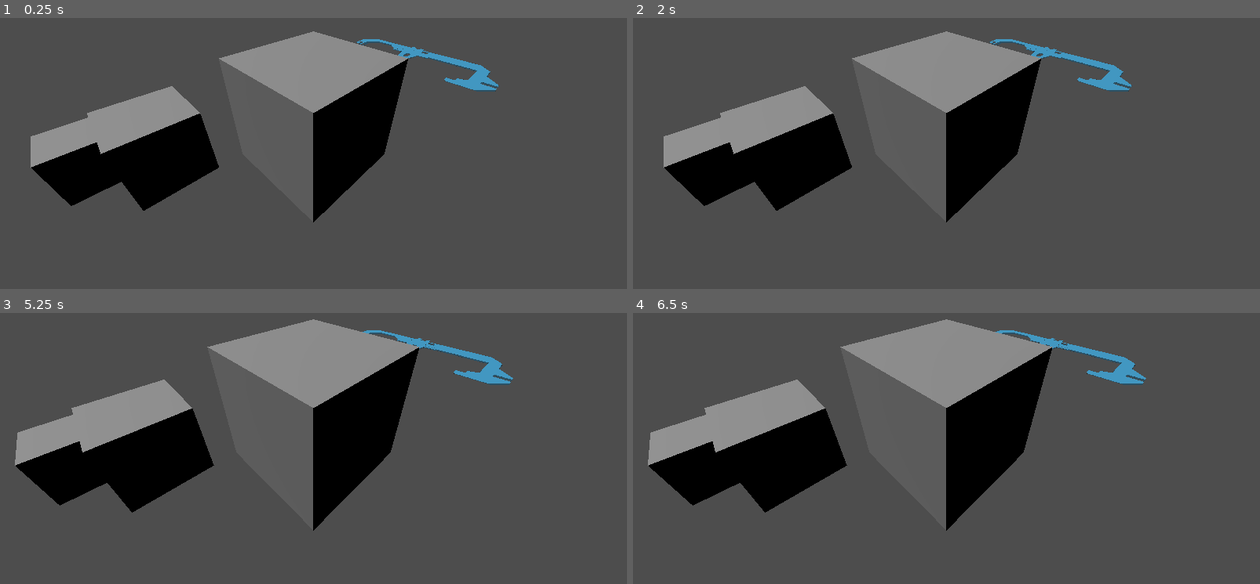
Above: before the commit, frames 1-4 (two rows, left to right).
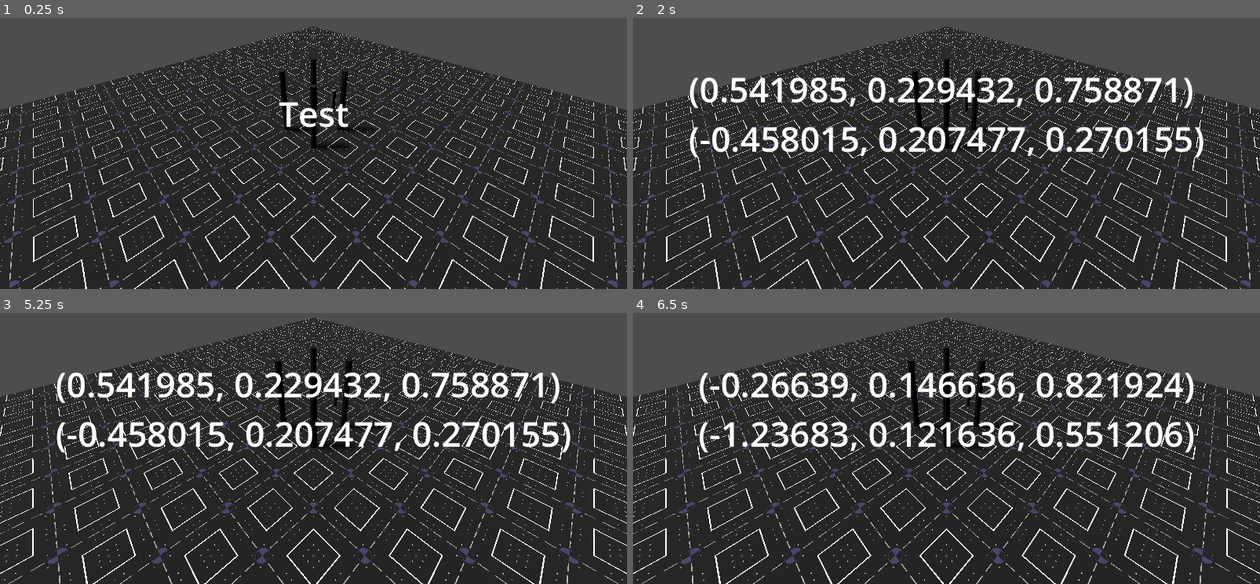
Above: after the commit, the same moments.

Repository: Tectato/Z1Simulator
Game: Godot game, scene res://Scenes/Editor.tscn
The game is run twice, just before and just after one commit, with the same random seed, the same clock (stepped at 60 frames per second) and the same inputs.
Inputs (mouse positions are in pixels of both pictures, inside the frame that each line leads up to):
- Up to frame 1 (0.25 s): no input
- Up to frame 2 (2 s): tap Enter at 0.5 s; move the mouse to (1084, 96) at 0.52 s; press the mouse at (1084, 96) at 0.53 s; tap Middle mouse button (nav_orbit) at 0.8 s; release the mouse at (1084, 96) at 1.25 s; tap Space at 1.25 s; drag from (821, 131) to (915, 183) at 1.27 s
- Up to frame 3 (5.25 s): move the mouse to (376, 331) at 2.02 s; press the mouse at (376, 331) at 2.03 s; tap Middle mouse button (nav_orbit) at 2.3, 3.8 s; release the mouse at (376, 331) at 2.75 s; tap Enter at 2.75, 4.25 s; drag from (282, 478) to (125, 356) at 2.77 s; tap Space at 3.5, 5 s; move the mouse to (501, 462) at 3.52 s; hold Shift (nav_orbit_move) 3.53-4.25 s; click (501, 462) at 3.67 s; drag from (125, 356) to (219, 321) at 4.27 s; move the mouse to (344, 407) at 5.02 s; hold Middle mouse button (nav_orbit) from 5.03 s (still down); tap Mouse wheel up (scroll_up) at 5.1 s; click (344, 407) at 5.17 s
- Up to frame 4 (6.5 s): release Middle mouse button (nav_orbit) at 5.75 s; drag from (852, 321) to (821, 426) at 5.77 s

The runs differ from the first frame. In frame 1, 81% of the frame differs, in the area x 0-100%, y 3-100%; in frame 2, 81%; in frame 3, 83%; in frame 4, 83%, in the area x 0-100%, y 1-100%.

Commit message:
Sheet importing

Diff:
--- a/Scenes/Editor.tscn
+++ b/Scenes/Editor.tscn
@@ -3,7 +3,11 @@
 [ext_resource type="PackedScene" uid="uid://sbi6ilpar4vc" path="res://Scenes/Workspace.tscn" id="1_0lbib"]
 [ext_resource type="Script" uid="uid://d3m2bxblodkx5" path="res://Scripts/Editor/viewController.gd" id="2_0hhuw"]
 [ext_resource type="Script" uid="uid://s5h5vbrpbbx1" path="res://Scripts/Editor/selector.gd" id="3_trcuy"]
-[ext_resource type="Script" uid="uid://kbaeibw07mff" path="res://Scripts/Editor/mover.gd" id="4_6ykgs"]
+
+[sub_resource type="CylinderMesh" id="CylinderMesh_6ykgs"]
+top_radius = 0.01
+bottom_radius = 0.01
+height = 100.0
 
 [sub_resource type="SphereMesh" id="SphereMesh_0hhuw"]
 radius = 0.01
@@ -16,7 +20,7 @@
 [node name="Workspace" parent="." instance=ExtResource("1_0lbib")]
 
 [node name="Camera3D" type="Camera3D" parent="." node_paths=PackedStringArray("focusPoint", "debugLabel")]
-transform = Transform3D(0.707107, -0.353553, 0.612372, 0, 0.866025, 0.5, -0.707107, -0.353553, 0.612372, 2, 2, 2)
+transform = Transform3D(0.707107, -0.353553, 0.612372, 0, 0.866025, 0.499999, -0.707107, -0.353553, 0.612372, 2, 2, 2)
 current = true
 script = ExtResource("2_0hhuw")
 focusPoint = NodePath("../FocusPoint")
@@ -31,7 +35,6 @@
 grow_vertical = 2
 
 [node name="Label" type="Label" parent="Camera3D/Interface"]
-visible = false
 layout_mode = 1
 anchors_preset = 8
 anchor_left = 0.5
@@ -55,17 +58,27 @@
 grow_horizontal = 2
 grow_vertical = 2
 
-[node name="SelectionRay" type="RayCast3D" parent="Camera3D" node_paths=PackedStringArray("camera", "debugLabel")]
+[node name="SelectionRay" type="RayCast3D" parent="Camera3D" node_paths=PackedStringArray("camera", "mover", "downcaster", "debugLabel")]
 enabled = false
 collide_with_areas = true
 script = ExtResource("3_trcuy")
 camera = NodePath("..")
+mover = NodePath("../MoveRay")
+downcaster = NodePath("../DowncastRay")
 debugLabel = NodePath("../Interface/Label")
 
 [node name="MoveRay" type="RayCast3D" parent="Camera3D"]
 enabled = false
+collide_with_areas = true
+
+[node name="DowncastRay" type="RayCast3D" parent="Camera3D"]
+transform = Transform3D(0.707107, 0, -0.707107, -0.353553, 0.866026, -0.353553, 0.612373, 0.5, 0.612373, 0, 0, 0)
+enabled = false
 collision_mask = 3
-script = ExtResource("4_6ykgs")
+
+[node name="MeshInstance3D" type="MeshInstance3D" parent="Camera3D/DowncastRay"]
+transform = Transform3D(1, 0, 0, 0, 1, 0, 0, 0, 1, 0, -50, 0)
+mesh = SubResource("CylinderMesh_6ykgs")
 
 [node name="FocusPoint" type="Node3D" parent="."]
 
--- /dev/null
+++ b/Scenes/Parts/Baseplate.tscn
@@ -0,0 +1,40 @@
+[gd_scene load_steps=7 format=3 uid="uid://b3mp481i5xfq"]
+
+[ext_resource type="Shader" uid="uid://b6laiy3d8ygyk" path="res://Shaders/Baseplate.gdshader" id="1_83lyt"]
+[ext_resource type="Texture2D" uid="uid://u4svysosanbt" path="res://Sprites/staticPinGrid.png" id="2_83lyt"]
+[ext_resource type="PackedScene" uid="uid://bthy0n8a2w4j" path="res://Scenes/Parts/StaticPin.tscn" id="3_ax0fx"]
+
+[sub_resource type="ShaderMaterial" id="ShaderMaterial_3p2xn"]
+render_priority = 0
+shader = ExtResource("1_83lyt")
+shader_parameter/albedo = ExtResource("2_83lyt")
+
+[sub_resource type="PlaneMesh" id="PlaneMesh_frs87"]
+size = Vector2(4, 4)
+
+[sub_resource type="BoxShape3D" id="BoxShape3D_ax0fx"]
+size = Vector3(4, 0.1, 4)
+
+[node name="Baseplate" type="Node3D"]
+
+[node name="MeshInstance3D" type="MeshInstance3D" parent="."]
+material_override = SubResource("ShaderMaterial_3p2xn")
+mesh = SubResource("PlaneMesh_frs87")
+
+[node name="Area3D" type="Area3D" parent="MeshInstance3D"]
+collision_layer = 2
+
+[node name="CollisionShape3D" type="CollisionShape3D" parent="MeshInstance3D/Area3D"]
+transform = Transform3D(1, 0, 0, 0, 1, 0, 0, 0, 1, 0, -0.05, 0)
+shape = SubResource("BoxShape3D_ax0fx")
+
+[node name="StaticPin" parent="." instance=ExtResource("3_ax0fx")]
+
+[node name="StaticPin2" parent="." instance=ExtResource("3_ax0fx")]
+transform = Transform3D(1, 0, 0, 0, 1, 0, 0, 0, 1, 0.3, 0, 0)
+
+[node name="StaticPin3" parent="." instance=ExtResource("3_ax0fx")]
+transform = Transform3D(1, 0, 0, 0, 1, 0, 0, 0, 1, 0, 0, 0.3)
+
+[node name="StaticPin4" parent="." instance=ExtResource("3_ax0fx")]
+transform = Transform3D(1, 0, 0, 0, 1, 0, 0, 0, 1, 0.3, 0, 0.3)
--- /dev/null
+++ b/Scenes/Parts/Pin.tscn
@@ -0,0 +1,29 @@
+[gd_scene load_steps=5 format=3 uid="uid://b7jvhmxdbxm1d"]
+
+[ext_resource type="Script" uid="uid://d3u1k7kcoct3t" path="res://Scripts/Parts/selectable.gd" id="1_5g07p"]
+
+[sub_resource type="StandardMaterial3D" id="StandardMaterial3D_vqpos"]
+metallic = 1.0
+roughness = 0.48
+
+[sub_resource type="CylinderMesh" id="CylinderMesh_vqpos"]
+top_radius = 0.02
+bottom_radius = 0.02
+height = 0.2
+
+[sub_resource type="CylinderShape3D" id="CylinderShape3D_ax1co"]
+height = 0.2
+radius = 0.02
+
+[node name="Pin" type="Node3D" node_paths=PackedStringArray("collider")]
+script = ExtResource("1_5g07p")
+collider = NodePath("Area3D")
+
+[node name="MeshInstance3D" type="MeshInstance3D" parent="."]
+material_override = SubResource("StandardMaterial3D_vqpos")
+mesh = SubResource("CylinderMesh_vqpos")
+
+[node name="Area3D" type="Area3D" parent="."]
+
+[node name="CollisionShape3D" type="CollisionShape3D" parent="Area3D"]
+shape = SubResource("CylinderShape3D_ax1co")
--- a/Scenes/Parts/Sheet.tscn
+++ b/Scenes/Parts/Sheet.tscn
@@ -11,18 +11,26 @@
 shader_parameter/albedo = ExtResource("2_k6d36")
 shader_parameter/thickness = 0.02
 
-[node name="Sheet" type="Node3D"]
+[node name="Sheet" type="Node3D" node_paths=PackedStringArray("collider")]
 script = ExtResource("3_k6d36")
+collider = NodePath("Outline")
 
 [node name="Sprite3D" type="Sprite3D" parent="."]
 material_override = SubResource("ShaderMaterial_k6d36")
+centered = false
 pixel_size = 0.001
 axis = 1
 texture = ExtResource("2_k6d36")
 
-[node name="Area3D" type="Area3D" parent="."]
+[node name="Outline" type="Area3D" parent="."]
 
-[node name="CollisionPolygon3D" type="CollisionPolygon3D" parent="Area3D"]
-transform = Transform3D(1, 0, 0, 0, -4.37114e-08, 1, 0, -1, -4.37114e-08, 0, 0, 0)
+[node name="Polygon" type="CollisionPolygon3D" parent="Outline"]
+transform = Transform3D(1, 0, 0, 0, -4.37114e-08, -1, 0, 1, -4.37114e-08, 0, 0, 0)
 depth = 0.05
-polygon = PackedVector2Array(-0.162606, 0.246996, -0.207889, 0.102915, -0.341678, 0.0987986, -0.33962, -0.0576325, -0.199655, -0.0535159, -0.162606, -0.244938, -0.00411654, -0.246996, 0.0349911, -0.0617491, 0.181131, -0.0596908, 0.185247, 0.100857, 0.0411662, 0.0987986, 0.00617492, 0.249055)
+polygon = PackedVector2Array(0, 0, 1, 0, 1, 1)
+
+[node name="CSGPolygon3D" type="CSGPolygon3D" parent="."]
+transform = Transform3D(1, 0, 0, 0, -4.37114e-08, -1, 0, 1, -4.37114e-08, 0, 0, 0)
+visible = false
+polygon = PackedVector2Array()
+depth = 0.01
--- /dev/null
+++ b/Scenes/Parts/SheetElements/CustomHole.tscn
@@ -0,0 +1,7 @@
+[gd_scene format=3 uid="uid://83x4wnh2bt5f"]
+
+[node name="CustomHole" type="Node3D"]
+
+[node name="PolygonArea" type="Area3D" parent="."]
+
+[node name="Polygon" type="CollisionPolygon3D" parent="PolygonArea"]
--- /dev/null
+++ b/Scenes/Parts/StaticPin.tscn
@@ -0,0 +1,18 @@
+[gd_scene load_steps=3 format=3 uid="uid://bthy0n8a2w4j"]
+
+[sub_resource type="StandardMaterial3D" id="StandardMaterial3D_nvwym"]
+albedo_color = Color(0.589096, 0.589096, 0.589096, 1)
+metallic = 1.0
+roughness = 0.38
+
+[sub_resource type="CylinderMesh" id="CylinderMesh_nvwym"]
+top_radius = 0.02
+bottom_radius = 0.02
+height = 0.5
+
+[node name="StaticPin" type="Node3D"]
+
+[node name="MeshInstance3D" type="MeshInstance3D" parent="."]
+transform = Transform3D(1, 0, 0, 0, 1, 0, 0, 0, 1, 0, 0.25, 0)
+material_override = SubResource("StandardMaterial3D_nvwym")
+mesh = SubResource("CylinderMesh_nvwym")
--- a/Scenes/Workspace.tscn
+++ b/Scenes/Workspace.tscn
@@ -1,25 +1,28 @@
 [gd_scene load_steps=9 format=3 uid="uid://sbi6ilpar4vc"]
 
 [ext_resource type="Script" uid="uid://dmrnm764to46c" path="res://Scripts/Parts/movable.gd" id="1_8btax"]
+[ext_resource type="Script" uid="uid://cdolgrtf4ryr4" path="res://Scripts/Editor/workspace.gd" id="1_lxv6g"]
+[ext_resource type="PackedScene" uid="uid://b3mp481i5xfq" path="res://Scenes/Parts/Baseplate.tscn" id="2_fpxkw"]
 [ext_resource type="PackedScene" uid="uid://b2845uayksbce" path="res://Scenes/Parts/Sheet.tscn" id="2_muvhk"]
-[ext_resource type="Shader" uid="uid://cgembklie4r0e" path="res://Shaders/Sheet.gdshader" id="3_jtmtj"]
-[ext_resource type="Texture2D" uid="uid://bscojfsxnpxmv" path="res://Test/AA.svg" id="4_fpxkw"]
-[ext_resource type="Texture2D" uid="uid://dxh7g5m63sd3c" path="res://Test/11b_2.svg" id="5_lxv6g"]
+[ext_resource type="PackedScene" uid="uid://b7jvhmxdbxm1d" path="res://Scenes/Parts/Pin.tscn" id="6_fpxkw"]
 
 [sub_resource type="BoxMesh" id="BoxMesh_gfx74"]
 
 [sub_resource type="BoxShape3D" id="BoxShape3D_8btax"]
 
-[sub_resource type="ShaderMaterial" id="ShaderMaterial_w0wfr"]
-resource_local_to_scene = true
-render_priority = 0
-shader = ExtResource("3_jtmtj")
-shader_parameter/albedo = ExtResource("4_fpxkw")
-shader_parameter/thickness = 0.02
+[sub_resource type="Environment" id="Environment_jtmtj"]
+ambient_light_source = 2
+ambient_light_color = Color(1, 1, 1, 1)
+ssao_enabled = true
+ssao_radius = 0.16
+ssao_intensity = 4.3
+ssao_light_affect = 1.0
 
 [node name="Workspace" type="Node3D"]
+script = ExtResource("1_lxv6g")
 
 [node name="MeshInstance3D" type="MeshInstance3D" parent="."]
+transform = Transform3D(1, 0, 0, 0, 1, 0, 0, 0, 1, 6, 0, 0)
 mesh = SubResource("BoxMesh_gfx74")
 script = ExtResource("1_8btax")
 
@@ -29,37 +32,37 @@
 shape = SubResource("BoxShape3D_8btax")
 
 [node name="MeshInstance3D2" type="MeshInstance3D" parent="."]
-transform = Transform3D(1, 0, 0, 0, 1, 0, 0, 0, 1, -2, -1, 1)
+transform = Transform3D(1, 0, 0, 0, 1, 0, 0, 0, 1, 5.60321, -0.28427, -0.560475)
 mesh = SubResource("BoxMesh_gfx74")
 script = ExtResource("1_8btax")
 
-[node name="Area3D_2" type="Area3D" parent="MeshInstance3D2"]
+[node name="Area3D" type="Area3D" parent="MeshInstance3D2"]
 
-[node name="CollisionShape3D" type="CollisionShape3D" parent="MeshInstance3D2/Area3D_2"]
+[node name="CollisionShape3D" type="CollisionShape3D" parent="MeshInstance3D2/Area3D"]
 shape = SubResource("BoxShape3D_8btax")
 
-[node name="MeshInstance3D3" type="MeshInstance3D" parent="."]
-transform = Transform3D(1, 0, 0, 0, 1, 0, 0, 0, 1, -4, -2, 2)
-mesh = SubResource("BoxMesh_gfx74")
-script = ExtResource("1_8btax")
-
-[node name="Area3D_3" type="Area3D" parent="MeshInstance3D3"]
-
-[node name="CollisionShape3D" type="CollisionShape3D" parent="MeshInstance3D3/Area3D_3"]
-shape = SubResource("BoxShape3D_8btax")
+[node name="Baseplate" parent="." instance=ExtResource("2_fpxkw")]
 
 [node name="Sheet" parent="." instance=ExtResource("2_muvhk")]
-transform = Transform3D(1, 0, 0, 0, 1, 0, 0, 0, 1, 0, 0, -2)
+transform = Transform3D(1, 0, 0, 0, 1, 0, 0, 0, 1, -0.157725, 0.163191, 0.270155)
+path = "G:\\codingProjects\\z1simulator\\Test\\AA.svg"
+
+[node name="Sheet3" parent="." instance=ExtResource("2_muvhk")]
+transform = Transform3D(1, 0, 0, 0, 1, 0, 0, 0, 1, -0.458015, 0.207477, 0.270155)
+path = "G:\\codingProjects\\z1simulator\\Test\\AA.svg"
 
 [node name="Sheet2" parent="." instance=ExtResource("2_muvhk")]
-transform = Transform3D(1, 0, 0, 0, 1, 0, 0, 0, 1, 0, 0, -2)
+transform = Transform3D(1, 0, 0, 0, 1, 0, 0, 0, 1, -1.23683, 0.121636, 0.551206)
+path = "G:\\codingProjects\\z1simulator\\Test\\11b_2.svg"
 
-[node name="Sprite3D" parent="Sheet2" index="0"]
-transform = Transform3D(1, 0, 0, 0, 1, 0, 0, 0, 1, 0, -0.0718143, 0)
-material_override = SubResource("ShaderMaterial_w0wfr")
-texture = ExtResource("5_lxv6g")
+[node name="Pin" parent="." instance=ExtResource("6_fpxkw")]
+transform = Transform3D(1, 0, 0, 0, 1, 0, 0, 0, 1, 0.11294, 0.127545, -0.118007)
 
 [node name="DirectionalLight3D" type="DirectionalLight3D" parent="."]
-transform = Transform3D(0.612372, -0.707107, -0.353553, 0.5, -3.78552e-08, 0.866025, -0.612372, -0.707107, 0.353553, 0, 0, 0)
+transform = Transform3D(0.612372, -0.707107, -0.353554, 0.5, -2.2954e-08, 0.866025, -0.612372, -0.707107, 0.353554, 0, 2, 0)
+shadow_enabled = true
+shadow_blur = 0.606
+directional_shadow_mode = 1
 
-[editable path="Sheet2"]
+[node name="WorldEnvironment" type="WorldEnvironment" parent="."]
+environment = SubResource("Environment_jtmtj")
--- a/Scripts/Editor/selector.gd
+++ b/Scripts/Editor/selector.gd
@@ -2,10 +2,14 @@
 class_name Selector
 
 @export var camera : Camera3D
-@export var mover : Mover
+@export var mover : RayCast3D
+@export var downcaster : RayCast3D
 @export var debugLabel : Label
 
 var clickPos : Vector2
+var mouseDragOrigin : Vector3
+var mouseRelative : Vector3
+var partDragOrigin : Vector3
 var dragging = false
 var selected : Selectable
 var ignoreList = []
@@ -22,18 +26,25 @@
 			dragging = false
 
 func _process(delta: float) -> void:
-	if !dragging and Input.is_action_pressed("mouse_left"):
-		var dist = get_viewport().get_mouse_position().distance_to(clickPos)
-		if dist > 10:
-			dragging = true
+	if selected and Input.is_action_pressed("mouse_left"):
+		if !dragging:
+			var dist = get_viewport().get_mouse_position().distance_to(clickPos)
+			if dist > 10:
+				dragging = true
+		else:
+			cast(false)
+			if selected != null:
+				var dragDelta = get_collision_point() - mouseDragOrigin
+				selected.global_position = projectDown(partDragOrigin - mouseRelative + dragDelta)
 
-func cast():
-		enabled = true
-		force_raycast_update()
-		var mousePos = get_viewport().get_mouse_position()
-		target_position = camera.project_local_ray_normal(mousePos) * 100
+func cast(select = true):
+	enabled = true
+	force_raycast_update()
+	var mousePos = get_viewport().get_mouse_position()
+	target_position = camera.project_local_ray_normal(mousePos) * 100
+	if select:
 		iterate()
-		enabled = false
+	enabled = false
 
 func iterate():
 	var target = get_collider()
@@ -46,12 +57,22 @@
 		else:
 			ignoreList.clear()
 			select(target)
+			if selected:
+				mouseDragOrigin = get_collision_point()
+				mouseRelative = mouseDragOrigin - selected.global_position
+				mouseRelative = mouseRelative * Vector3(1,0,1)
+				debugLabel.text = str(mouseDragOrigin) + "\n" + str(selected.global_position)
 			return
 	ignoreList.clear()
 	clear_exceptions()
 	force_raycast_update()
 	target = get_collider()
 	select(target)
+	if selected:
+		mouseDragOrigin = get_collision_point()
+		mouseRelative = mouseDragOrigin - selected.global_position
+		mouseRelative = mouseRelative * Vector3(1,0,1)
+		debugLabel.text = str(mouseDragOrigin) + "\n" + str(selected.global_position)
 
 func select(target):
 	if selected:
@@ -63,6 +84,33 @@
 		if targetParent is Selectable:
 			targetParent.setSelected(true)
 			selected = targetParent
-		print(targetParent.name)
+			partDragOrigin = selected.global_position
+			print(targetParent.name)
+		else:
+			print("Not selectable")
 	else:
 		print("No Hit")
+
+func projectDown(src : Vector3):
+	mover.global_position = src + Vector3.UP * 50
+	mover.target_position = mover.global_position + Vector3.DOWN * 100
+	mover.add_exception(selected.collider)
+	mover.enabled = true
+	mover.force_raycast_update()
+	var newPos = src
+	var candidates = []
+	var hit = mover.get_collider()
+	while hit:
+		candidates.append(hit.get_parent())
+		mover.add_exception(hit)
+		mover.force_raycast_update()
+		hit = mover.get_collider()
+
+	for candidate in candidates:
+		if true:
+			newPos = (src * Vector3(1,0,1)) + (candidate.global_position * Vector3.UP + Vector3.UP * 0.2)
+			break
+
+	mover.enabled = false
+	mover.clear_exceptions()
+	return newPos
--- a/Scripts/Editor/viewController.gd
+++ b/Scripts/Editor/viewController.gd
@@ -34,10 +34,12 @@
 			var lookDelta = -mouseDelta * Global.lookSensitivity
 			var posRelative = global_position - focusPoint.global_position
 			var posRelativeFlat = posRelative * Vector3(1,0,1)
-			var currentAngle = posRelativeFlat.normalized().angle_to(Vector3(0,0,1)) * sign(Vector3(1,0,0).dot(posRelativeFlat))
-			posRelative = posRelative.rotated(Vector3(0,1,0), -currentAngle)
-			posRelative = posRelative.rotated(Vector3(1,0,0), lookDelta.y)
-			posRelative = posRelative.rotated(Vector3(0,1,0), currentAngle + lookDelta.x)
+			var currentYaw = posRelativeFlat.normalized().angle_to(Vector3(0,0,1)) * sign(Vector3(1,0,0).dot(posRelativeFlat))
+			var currentPitch = rotation.x
+			posRelative = posRelative.rotated(Vector3(0,1,0), -currentYaw)
+			if abs(rad_to_deg(currentPitch + lookDelta.y)) < 89.0:
+				posRelative = posRelative.rotated(Vector3(1,0,0), lookDelta.y)
+			posRelative = posRelative.rotated(Vector3(0,1,0), currentYaw + lookDelta.x)
 			global_position = focusPoint.global_position + posRelative
 			look_at(focusPoint.global_position)
 
--- /dev/null
+++ b/Scripts/Editor/workspace.gd
@@ -0,0 +1 @@
+extends Node3D
--- /dev/null
+++ b/Scripts/Parts/SheetElements/customHole.gd
@@ -0,0 +1 @@
+extends Node
--- a/Scripts/Parts/selectable.gd
+++ b/Scripts/Parts/selectable.gd
@@ -2,6 +2,7 @@
 class_name Selectable
 
 var selected = false
+@export var collider : CollisionObject3D
 
 func setSelected(value):
 	selected = value
--- a/Scripts/Parts/sheet.gd
+++ b/Scripts/Parts/sheet.gd
@@ -1,12 +1,115 @@
 extends Movable
+class_name Sheet
 
+const CUSTOMHOLE = preload("res://Scenes/Parts/SheetElements/CustomHole.tscn")
+
+const scaleFactor = 0.001
 @onready var sprite = $Sprite3D
-@onready var collision = $Area3D/CollisionPolygon3D
+@onready var outline = $Outline/Polygon
+@onready var debugPolygon = $CSGPolygon3D
+@export var path : String
+var partOffset : Vector2
 
 func _ready():
-	sprite.material_override.set_shader_parameter("albedo", sprite.texture)
+	if path:
+		loadSVG(path)
+	else:
+		sprite.material_override.set_shader_parameter("albedo", sprite.texture)
 	pass
 
 func setSelected(value):
 	super.setSelected(value)
 	sprite.set_instance_shader_parameter("selected", value)
+
+func loadSVG(filepath : String):
+	path = filepath
+	var image = ImageTexture.create_from_image(Image.load_from_file(filepath))
+	sprite.set_texture(image)
+	sprite.material_override.set_shader_parameter("albedo", sprite.texture)
+
+	var rawString = FileAccess.get_file_as_string(path)
+	var elements = rawString.split("\n")
+	for element in elements:
+		parseElement(element)
+
+func isValidElement(string : String):
+	return string.contains("svg") or string.contains("path") or string.contains("circle") or string.contains("rect")
+
+func parseElement(part : String):
+	var dict : Dictionary
+	var split = part.split(" ")
+	var type = split[0].lstrip(" 	").substr(1)
+	if not isValidElement(type):
+		return
+	dict["type"] = type
+	var inString = false
+	var current = ""
+	for chunk in split.slice(1):
+		current += " " + chunk
+		var parentheses = chunk.count("\"")
+		if parentheses == 1:
+			inString = !inString
+			if !inString:
+				var keyValue = current.substr(1).split("=")
+				if keyValue.size() > 1:
+					dict[keyValue[0]] = keyValue[1].replace("\"", "")
+				else:
+					print("Parse error on " + current)
+				current = ""
+		elif !inString:
+			var keyValue = current.substr(1).split("=")
+			if keyValue.size() > 1:
+				dict[keyValue[0]] = keyValue[1].replace("\"", "")
+			current = ""
+	#print(dict)
+	var id
+	if dict.has("id"):
+		id = dict["id"]
+	match(dict["type"]):
+		"path":
+			if id.contains("longHole"):
+				pass#Global.partHandler.addLongHole(float(dict["cx"]), float(dict["cy"]), float(dict["r"])/10, float(dict["horizontal"]) > 0, float(dict["length"]), false)
+			if id.contains("logicHole"):
+				pass#Global.partHandler.addLogicHole(float(dict["cx"]), float(dict["cy"]), int(dict["pinTravelDir"]), float(dict["openLeft"]) > 0)
+			if id.contains("customHole") or id.contains("outlinePath"):
+				var pointString = dict["d"]
+				var split1 = pointString.lstrip("M ").rstrip(" Z").split("L ")
+				var segments = []
+				for chunk in split1:
+					segments.append_array(chunk.split("A "))
+				addPolygon(segments, id.contains("outlinePath"))
+		"circle":
+			pass#Global.partHandler.addPointHole(float(dict["cx"]), float(dict["cy"]), float(dict["r"])/10)
+		"rect":
+			if id.contains("rectHole"):
+				pass#Global.partHandler.addLongHole(float(dict["cx"]), float(dict["cy"]), float(dict["width"])/20, float(dict["horizontal"]) > 0, float(dict["length"]), true)
+			if id.contains("squareHole"):
+				pass#Global.partHandler.addSquareHole(float(dict["cx"]), float(dict["cy"]), float(dict["edgeLength"])/10)
+			pass
+		"svg":
+			var raw = dict["viewBox"].split(" ")
+			var viewBox = Vector4(float(raw[0]),float(raw[1]),float(raw[2]),float(raw[3]))
+			partOffset = Vector2(-viewBox.x, -viewBox.y - viewBox.w) * scaleFactor
+
+func addPolygon(segments, isOutline):
+	var polygon : PackedVector2Array
+	if isOutline:
+		polygon = outline.polygon
+	else:
+		var hole = CUSTOMHOLE.instantiate()
+		add_child(hole)
+		hole.location = Vector3.ZERO
+		polygon = hole.find_child("Polygon").polygon
+	polygon.clear()
+	var prevPoint : Vector2
+	var segmentDir : Vector2
+	for segment in segments:
+		var numbers = segment.replace(","," ").split(" ", false)
+		if numbers.size() > 2:
+			polygon.push_back(Vector2(float(numbers[5]), float(numbers[6])) * scaleFactor + partOffset)
+			#TODO: extend current line to arc corner
+		else:
+			polygon.push_back(Vector2(float(numbers[0]), float(numbers[1])) * scaleFactor + partOffset)
+	if isOutline:
+		outline.polygon = polygon
+		debugPolygon.polygon = polygon
--- /dev/null
+++ b/Shaders/Baseplate.gdshader
@@ -0,0 +1,20 @@
+shader_type spatial;
+render_mode depth_prepass_alpha;
+
+uniform sampler2D albedo : source_color, filter_nearest;
+const float scale = 3.333;
+varying vec3 worldPos;
+
+void vertex() {
+	worldPos = (MODEL_MATRIX * vec4(VERTEX, 1.0)).xyz;
+}
+
+void fragment() {
+	vec4 tex = texture(albedo, worldPos.xz * scale);
+	ALBEDO = tex.rgb * tex.a + vec3(0.05,0.05,0.05) * (1.0-tex.a);
+}
+
+//void light() {
+//	// Called for every pixel for every light affecting the material.
+//	// Uncomment to replace the default light processing function with this one.
+//}
Not shown, added: Scripts/Editor/workspace.gd.uid
Not shown, added: Scripts/Parts/SheetElements/customHole.gd.uid
Not shown, added: Shaders/Baseplate.gdshader.uid
Binary file added: Sprites/staticPinGrid.png
Not shown, added: Sprites/staticPinGrid.png.import
